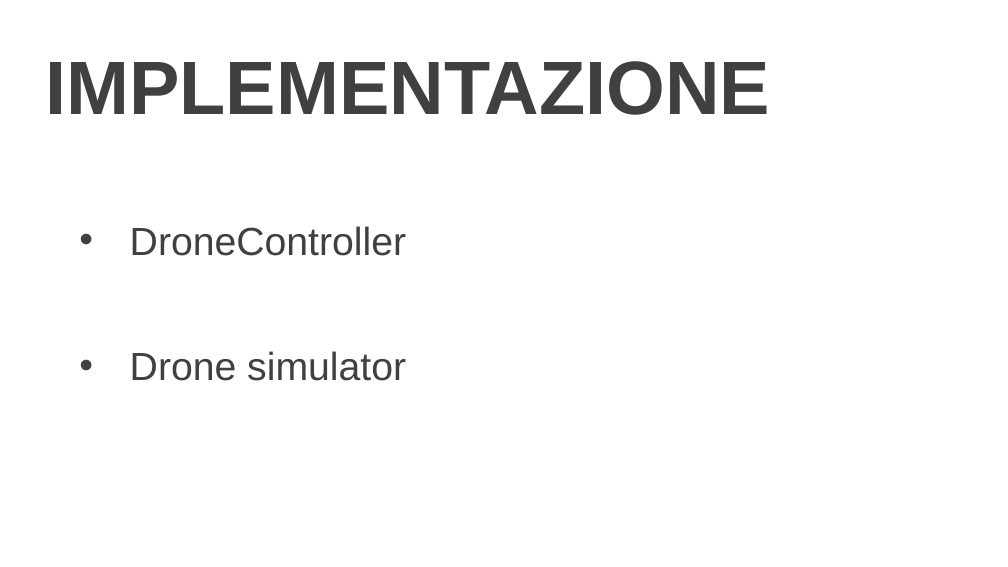
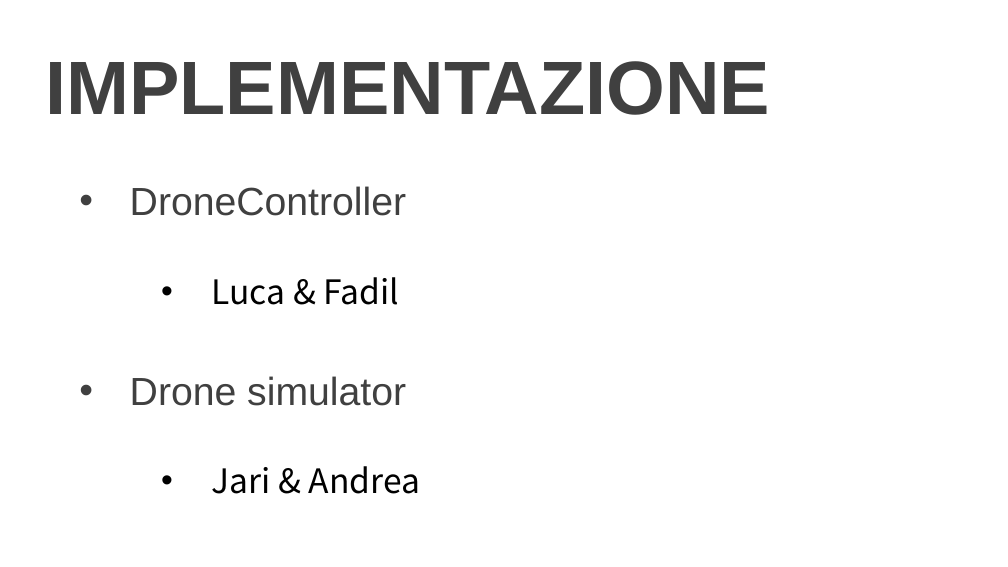
Before and after one commit to LuMug/DroneControlSystem, a slide deck: slide 19 of docs/Presentazione.pptx (slide 16 before the commit). Drawn at 1008x567 pixels with LibreOffice and Linux fonts; fonts in the diff are those of the drawing; background and template pictures are left out. Boxes give left, top, right and bottom in pixels: in the first picture for what was removed or moved away, otherwise in the second. Text is boxed around its words. In the diff, an @@ line names an element or a change of style, - is before the commit and + after.

```diff
--- a/docs/Presentazione.pptx
+++ b/docs/Presentazione.pptx
@@ text "DroneController" moved from (x1=130, y1=226, x2=406, y2=381) to (x1=130, y1=186, x2=420, y2=494) @@
@@ text at (x1=130, y1=186, x2=406, y2=406): line spacing 2.5 to 2 @@
@@ text at (x1=212, y1=277, x2=399, y2=305): paragraph added @@
+  • Luca & Fadil
@@ text at (x1=212, y1=466, x2=420, y2=494): paragraph added @@
+  • Jari & Andrea
```
Also in this commit, not shown: 2 other slides changed, 3 slides added, 4 other files.
